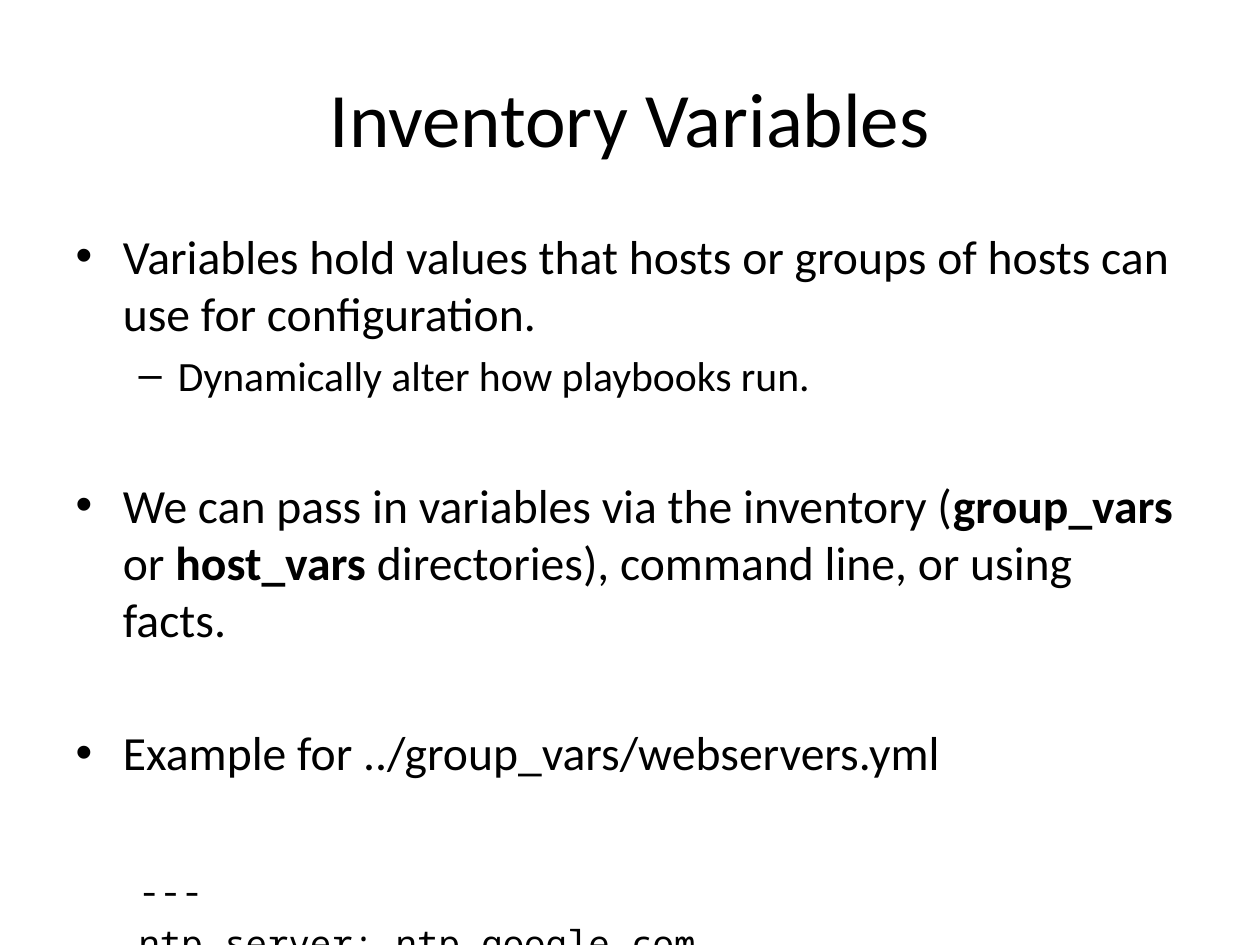
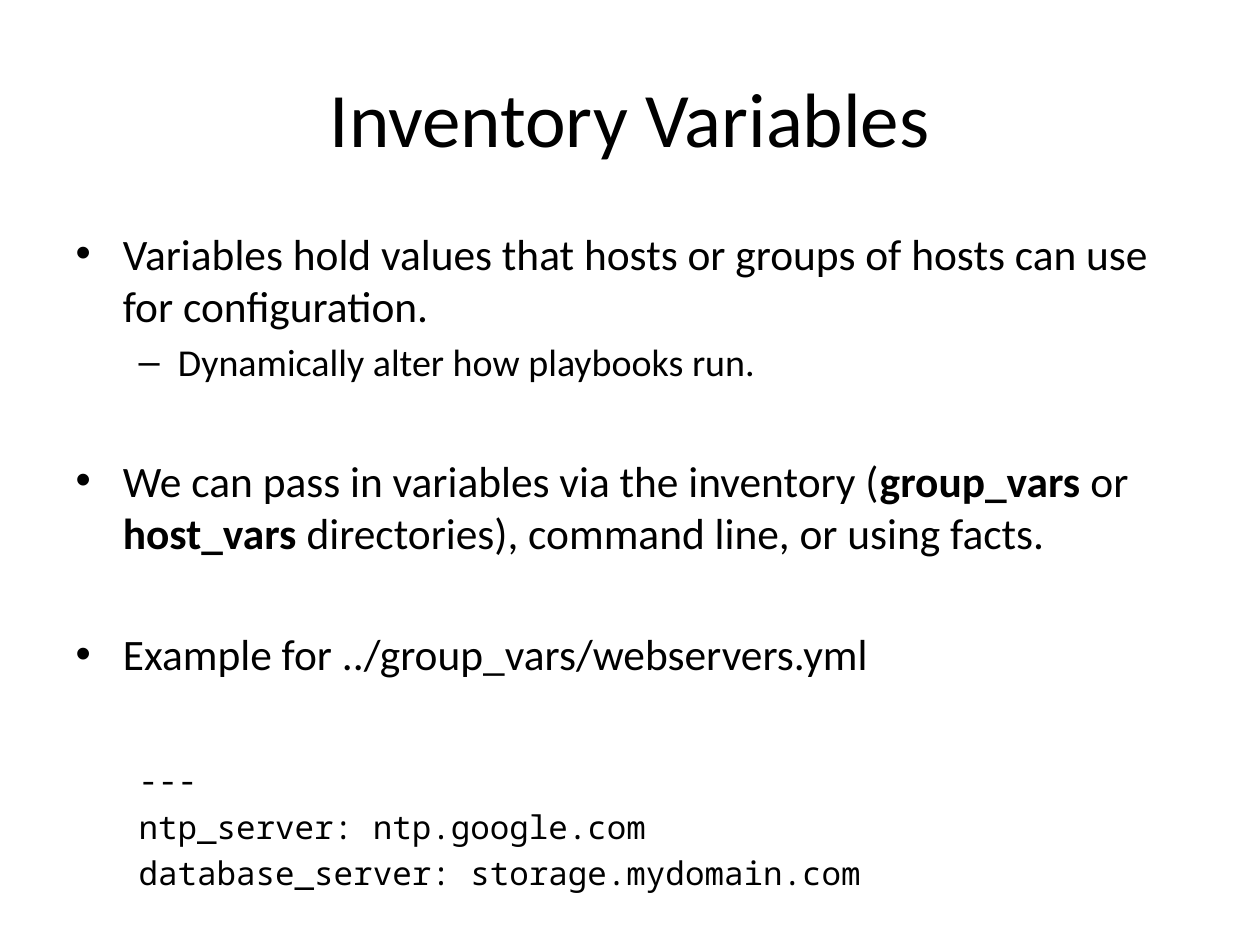
Before and after one commit to jasondbaker/infrastructure-class, a slide deck: slide 24 of lectures/infrastructure-week-10.pptx. Drawn at 1260x945 pixels with LibreOffice and Linux fonts; fonts in the diff are those of the drawing. Boxes give left, top, right and bottom in pixels: in the first picture for what was removed or moved away, otherwise in the second. Text is boxed around its words. In the diff, an @@ line names an element or a change of style, - is before the commit and + after.

```diff
--- a/lectures/infrastructure-week-10.pptx
+++ b/lectures/infrastructure-week-10.pptx
@@ text "Variables hold values that hosts ..." at bbox=[123, 240, 1147, 847]: size 27.2 to 24.8 pt in "Variables hold values that hosts or groups ...", "We can pass in variables via the ...", "Example for ../group_vars/webservers.yml"; size 23.8 to 21.7 pt in "Dynamically alter how playbooks run."; size 20.4 to 18.6 pt in "---", "ntp_server: ntp.google.com", "database_server: storage.mydomain.com" @@
```
Also in this commit, not shown: 1 other slide changed, 1 slide added, 1 slide removed, 7 other files.
